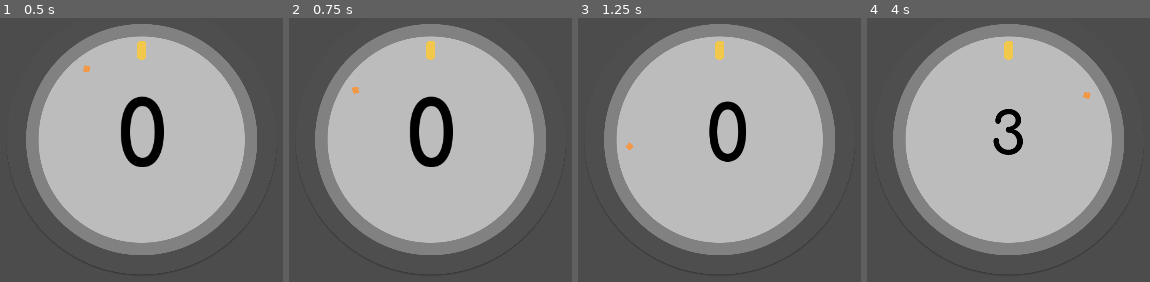
Above: before the commit, frames 1-4 (left to right).
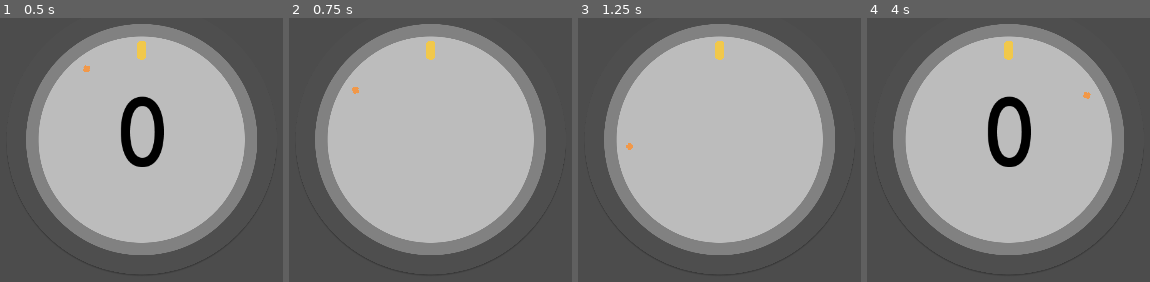
Above: after the commit, the same moments.

Repository: takecare/popthelock
Game: Godot game, scene res://scenes/Main.tscn
The game is run twice, just before and just after one commit, with the same random seed, the same clock (stepped at 60 frames per second) and the same inputs. The engine's default icon, where the game draws it, is replaced by a stand-in: a white triangle on a blue panel in a dark square.
Inputs (mouse positions are in pixels of both pictures, inside the frame that each line leads up to):
- Up to frame 1 (0.5 s): no input
- Up to frame 2 (0.75 s): tap Enter at 0.5 s; move the mouse to (529, 123) at 0.52 s; tap H at 0.6 s
- Up to frame 3 (1.25 s): tap G at 0.8 s
- Up to frame 4 (4 s): move the mouse to (917, 202) at 1.27 s; tap G at 1.35, 3.05 s; tap F at 1.55, 2.1, 3.8 s; move the mouse to (outside the picture) at 2.02 s; tap H at 2.3, 3.6 s; move the mouse to (outside the picture) at 2.77 s; click (outside the picture) at 2.85 s; move the mouse to (outside the picture) at 3.52 s

Frame 1 is identical in both runs. In frame 2, 2.1% of the frame differs, in the area x 42-58%, y 29-57%; in frame 3, 1.5%; in frame 4, 2.6%.
Error after the commit: Invalid call. Nonexistent function 'increase' in base 'CenterContainer (ScoreLayer.gd)'. (res://scripts/Score.gd:34)

Commit message:
wip: add score layer animations still facing an issue where the pivot point of the hbox is not updated when one of its children goes invisible

Diff:
--- a/scenes/Score.tscn
+++ b/scenes/Score.tscn
@@ -1,33 +1,11 @@
-[gd_scene load_steps=4 format=2]
+[gd_scene load_steps=3 format=2]
 
 [ext_resource path="res://scripts/Score.gd" type="Script" id=1]
 [ext_resource path="res://scenes/ScoreLayer.tscn" type="PackedScene" id=2]
-
-[sub_resource type="Animation" id=1]
-resource_name = "Increase"
-length = 2.0
-tracks/0/type = "value"
-tracks/0/path = NodePath("CurrentScoreLayer/HBoxContainer:rect_scale")
-tracks/0/interp = 1
-tracks/0/loop_wrap = true
-tracks/0/imported = false
-tracks/0/enabled = true
-tracks/0/keys = {
-"times": PoolRealArray( 0, 2 ),
-"transitions": PoolRealArray( 1, 1 ),
-"update": 0,
-"values": [ Vector2( 1, 1 ), Vector2( 0.2, 0.2 ) ]
-}
 
 [node name="Score" type="Node2D"]
 z_as_relative = false
 script = ExtResource( 1 )
 
 [node name="CurrentScoreLayer" parent="." instance=ExtResource( 2 )]
-margin_left = 0.0
-margin_top = 0.0
-margin_right = 256.0
-margin_bottom = 128.0
-
-[node name="AnimationPlayer" type="AnimationPlayer" parent="."]
-anims/Increase = SubResource( 1 )
+score = 1
--- a/scenes/ScoreLayer.tscn
+++ b/scenes/ScoreLayer.tscn
@@ -1,15 +1,66 @@
-[gd_scene load_steps=5 format=2]
+[gd_scene load_steps=6 format=2]
 
 [ext_resource path="res://sprites/3.png" type="Texture" id=1]
 [ext_resource path="res://sprites/4.png" type="Texture" id=2]
 [ext_resource path="res://sprites/2.png" type="Texture" id=3]
 [ext_resource path="res://scripts/ScoreLayer.gd" type="Script" id=4]
 
+[sub_resource type="Animation" id=1]
+resource_name = "Disappear"
+length = 0.3
+step = 0.01
+tracks/0/type = "value"
+tracks/0/path = NodePath("HBoxContainer:rect_scale")
+tracks/0/interp = 1
+tracks/0/loop_wrap = true
+tracks/0/imported = false
+tracks/0/enabled = true
+tracks/0/keys = {
+"times": PoolRealArray( 0, 0.22 ),
+"transitions": PoolRealArray( 0.2, 1 ),
+"update": 0,
+"values": [ Vector2( 1, 1 ), Vector2( 0, 0 ) ]
+}
+tracks/1/type = "value"
+tracks/1/path = NodePath("HBoxContainer:modulate")
+tracks/1/interp = 1
+tracks/1/loop_wrap = true
+tracks/1/imported = false
+tracks/1/enabled = true
+tracks/1/keys = {
+"times": PoolRealArray( 0, 0.3 ),
+"transitions": PoolRealArray( 0.3, 1 ),
+"update": 0,
+"values": [ Color( 1, 1, 1, 1 ), Color( 1, 1, 1, 0 ) ]
+}
+tracks/2/type = "value"
+tracks/2/path = NodePath(".:rect_scale")
+tracks/2/interp = 1
+tracks/2/loop_wrap = true
+tracks/2/imported = false
+tracks/2/enabled = false
+tracks/2/keys = {
+"times": PoolRealArray( 0, 0.22 ),
+"transitions": PoolRealArray( 1, 1 ),
+"update": 0,
+"values": [ Vector2( 1, 1 ), Vector2( 0.2, 0.2 ) ]
+}
+tracks/3/type = "value"
+tracks/3/path = NodePath(".:modulate")
+tracks/3/interp = 1
+tracks/3/loop_wrap = true
+tracks/3/imported = false
+tracks/3/enabled = false
+tracks/3/keys = {
+"times": PoolRealArray( 0, 0.3 ),
+"transitions": PoolRealArray( 1, 1 ),
+"update": 0,
+"values": [ Color( 1, 1, 1, 1 ), Color( 1, 1, 1, 0 ) ]
+}
+
 [node name="CenterContainer" type="CenterContainer"]
-margin_left = -128.0
-margin_top = -64.0
-margin_right = 128.0
-margin_bottom = 64.0
+margin_right = 256.0
+margin_bottom = 128.0
 grow_horizontal = 2
 grow_vertical = 2
 script = ExtResource( 4 )
@@ -22,7 +73,12 @@
 margin_top = 7.0
 margin_right = 246.0
 margin_bottom = 121.0
+grow_horizontal = 2
+grow_vertical = 2
 rect_pivot_offset = Vector2( 118, 57 )
+size_flags_horizontal = 0
+size_flags_vertical = 0
+alignment = 1
 
 [node name="Digit1" type="TextureRect" parent="HBoxContainer"]
 margin_right = 69.0
@@ -42,3 +98,6 @@
 margin_right = 237.0
 margin_bottom = 114.0
 texture = ExtResource( 2 )
+
+[node name="AnimationPlayer" type="AnimationPlayer" parent="."]
+anims/Disappear = SubResource( 1 )
--- a/scripts/Score.gd
+++ b/scripts/Score.gd
@@ -3,7 +3,6 @@
 export(int) var score = 0
 
 onready var currentScoreLayer: ScoreLayer = $CurrentScoreLayer
-onready var animationPlayer: AnimationPlayer = $AnimationPlayer
 
 func _ready() -> void:
   #text = str(score)
@@ -22,12 +21,15 @@
 func reset():
   # TODO animate counting down until 0
   score = 0
+  currentScoreLayer.reset()
   pass
 
 func _unhandled_key_input(event: InputEventKey) -> void:
   if event.echo || event.pressed: return
   if event.scancode == KEY_G:
-    animationPlayer.play("Increase")
+    currentScoreLayer.disappear()
+  elif event.scancode == KEY_H:
+    currentScoreLayer.reset()
   elif event.scancode == KEY_F:
     currentScoreLayer.increase()
   get_tree().set_input_as_handled()
--- a/scripts/ScoreLayer.gd
+++ b/scripts/ScoreLayer.gd
@@ -2,11 +2,13 @@
 
 export(int) var score = 0 setget set_score,get_score
 
+onready var animationPlayer: AnimationPlayer = $AnimationPlayer
 onready var hBoxContainer: HBoxContainer = $HBoxContainer
-onready var digit1: TextureRect = $HBoxContainer/Digit1
-onready var digit2: TextureRect = $HBoxContainer/Digit2
-onready var digit3: TextureRect = $HBoxContainer/Digit3
+#onready var digit1: TextureRect = $HBoxContainer/Digit1
+#onready var digit2: TextureRect = $HBoxContainer/Digit2
+#onready var digit3: TextureRect = $HBoxContainer/Digit3
 
+# we'll have 2 ScoreLayers - does the engine share these sprites or does it load them twice?
 const sprites = [
   preload("res://sprites/0.png"),
   preload("res://sprites/1.png"),
@@ -21,26 +23,12 @@
 ]
 
 func _ready() -> void:
-  #text = str(score)
   offset_pivot()
-  pass
 
 func center_on(point: Vector2):
   set_global_position(
     Vector2(point.x - rect_size.x / 2, point.y - rect_size.y / 2)
   )
-
-func increase():
-  # TODO animate (quick scale+fade)
-  score += 1
-  update()
-  offset_pivot() # TODO re-calculate pivot offset on hBoxContainer
-
-func reset():
-  # TODO animate counting down until 0
-  score = 0
-  update()
-  offset_pivot() # TODO re-calculate pivot offset on hBoxContainer
 
 func get_score() -> int:
   return score
@@ -50,28 +38,36 @@
   update()
   offset_pivot() # TODO re-calculate pivot offset on hBoxContainer
 
+func disappear() -> void:
+  animationPlayer.play("Disappear")
+
+func reset() -> void:
+  animationPlayer.play_backwards("Disappear")
+
 func offset_pivot():
   # pivot offset on hBoxContainer must be its w/2 and its h/2
-  hBoxContainer.rect_pivot_offset = hBoxContainer.rect_size / 2
+  $HBoxContainer.rect_pivot_offset = $HBoxContainer.rect_size / 2
 
+# we have to reference nodes directly as this is called in the score setter,
+# which means this runs before _ready()/onready
 func update():
   var readable = str(score)
   var length = readable.length()
   if length == 1:
-    digit1.visible = true
-    digit2.visible = false
-    digit3.visible = false
-    digit1.texture = sprites[readable[0].to_int()]
+    $HBoxContainer/Digit1.texture = sprites[readable[0].to_int()]
+    $HBoxContainer/Digit1.visible = true
+    $HBoxContainer/Digit2.visible = false
+    $HBoxContainer/Digit3.visible = false
   elif length == 2:
-    digit1.visible = true
-    digit2.visible = true
-    digit3.visible = false
-    digit1.texture = sprites[readable[0].to_int()]
-    digit2.texture = sprites[readable[1].to_int()]
+    $HBoxContainer/Digit1.texture = sprites[readable[0].to_int()]
+    $HBoxContainer/Digit2.texture = sprites[readable[1].to_int()]
+    $HBoxContainer/Digit1.visible = true
+    $HBoxContainer/Digit2.visible = true
+    $HBoxContainer/Digit3.visible = false
   else:
-    digit1.visible = true
-    digit2.visible = true
-    digit3.visible = true
-    digit1.texture = sprites[readable[0].to_int()]
-    digit2.texture = sprites[readable[1].to_int()]
-    digit3.texture = sprites[readable[2].to_int()]
+    $HBoxContainer/Digit1.texture = sprites[readable[0].to_int()]
+    $HBoxContainer/Digit2.texture = sprites[readable[1].to_int()]
+    $HBoxContainer/Digit3.texture = sprites[readable[2].to_int()]
+    $HBoxContainer/Digit1.visible = true
+    $HBoxContainer/Digit2.visible = true
+    $HBoxContainer/Digit3.visible = true
